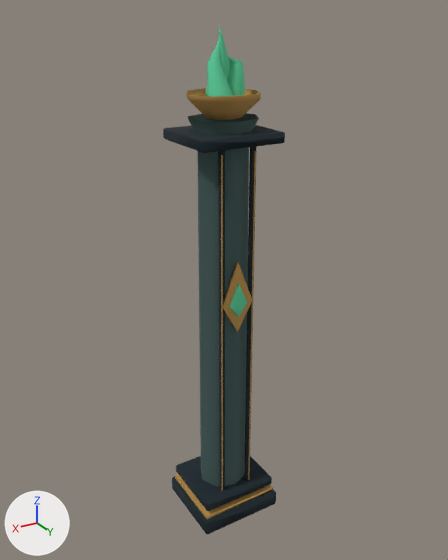
A saved change to the glTF model native/assets/style3d/prop_0_5.glb.
One viewpoint serves both versions: a 50 mm lens placed at (5.38, 9.0, 9.57), pointed at (-0.08, -0.11, 5.02). The axes (+X, +Y, +Z) are drawn at lower left. The lights are the same throughout. The first picture is the older version. Where no turn or scale is listed for an object, it has been applied to the vertices. Vertices at exactly the same position are counted once.

Objects in the first picture: 'Brazier', 'CarvedEye', 'CarvedPillar', 'Cornice', 'Cornice.001', 'Fluting', 'GiltFluting', 'GiltFluting.001', 'Plinth', 'PlinthGold', 'SpectralFlame', 'SpectralFlame.001', 'SpectralFlame.002' and 2 more.
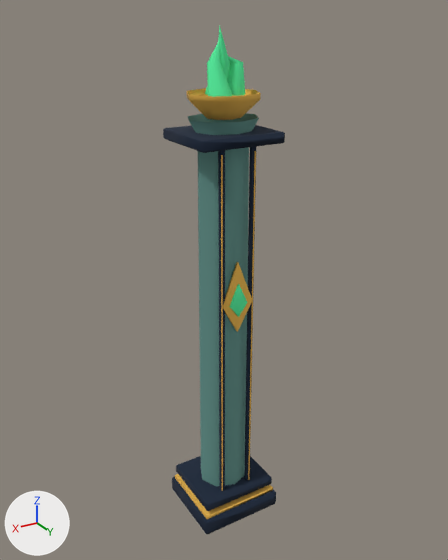
Location of each change, (x1, y1, x2, y2) in pixels of the pictures (448 x 560 px; the box of a moved part takes in the faces that stretch with it):
'CarvedPillar', recoloured (dark cyan to cyan): (188, 113, 259, 486) in both
'Brazier', recoloured: (186, 88, 261, 120) in both
'SpectralFlame.001', recoloured: (207, 42, 232, 97) in both
'PlinthGold', recoloured: (175, 474, 273, 519) in both
'SpectralFlame.002', recoloured: (227, 56, 245, 96) in both
'GiltFluting', recoloured: (248, 151, 256, 480) in both
'SpectralFlame', recoloured: (205, 26, 230, 95) in both
part 1 of me_carvedeye, moved or reshaped: (223, 262, 238, 331) in both
part 2 of me_carvedeye, recoloured: (223, 263, 252, 332) in both

The edits, one by one:
Material 'Paint_58f8a4_0' (mat_paint_58f8a4_0) is new.
Its base color is (0.0976, 0.939, 0.371) (green #58f8a4).
Its roughness is 1.0.
Material 'Paint_efba50_0' (mat_paint_efba50_0) is new.
Its base color is (0.863, 0.491, 0.0802) (orange #efba50).
Its roughness is 1.0.
Material 'Paint_65968e_0' (mat_paint_65968e_0) is new.
Its base color is (0.13, 0.305, 0.27) (cyan #65968e).
Its roughness is 1.0.
me_plinthgold has 16 vertices, 28 faces and spans x -0.8..0.8, y -0.7..0.7, z -0.04..0.04.
me_plinthgold no longer uses material mat_paint_bb914c_0 (orange #bb914c).
me_plinthgold gains material mat_paint_efba50_0 (orange #efba50).
me_carvedpillar has 36 vertices, 48 faces and spans x -0.67..0.67, y -0.59..0.59, z 0.42..8.0.
me_carvedpillar no longer uses material mat_paint_435b58_0 (dark cyan #435b58).
me_carvedpillar gains material mat_paint_65968e_0 (cyan #65968e).
me_giltfluting has 16 vertices, 28 faces and spans x -0.01..0.01, y -0.01..0.01, z -3.5..3.5.
me_giltfluting no longer uses material mat_paint_bb914c_0 (orange #bb914c).
me_giltfluting gains material mat_paint_efba50_0 (orange #efba50).
me_giltfluting_001 has 16 vertices, 28 faces and spans x -0.01..0.01, y -0.01..0.01, z -3.5..3.5.
me_giltfluting_001 no longer uses material mat_paint_bb914c_0 (orange #bb914c).
me_giltfluting_001 gains material mat_paint_efba50_0 (orange #efba50).
me_carvedeye has 8 vertices, 12 faces and spans x -0.31..0.31, y -0.027..0.027, z 4.24..5.6.
me_carvedeye is used by ob_carvedeye; location (0.0, 0.49, 0.0).
Part 1, on me_carvedeye:
12 faces are deleted.
12 new faces join them.
me_carvedeye part 2: 4 faces spanning x -0.31..0.31, y -0.027..0.027, z 4.24..5.6 switch from mat_paint_bb914c_0 (orange #bb914c) to mat_paint_efba50_0 (orange #efba50).
me_brazier has 27 vertices, 32 faces and spans x -0.62..0.62, y -0.62..0.62, z 8.0..8.4.
me_brazier no longer uses material mat_paint_bb914c_0 (orange #bb914c).
me_brazier gains material mat_paint_efba50_0 (orange #efba50).
me_spectralflame has 32 vertices, 40 faces and spans x -0.2..0.2, y -0.4..0.105, z 8.35..9.4.
me_spectralflame no longer uses material mat_paint_5ed19e_0 (green #5ed19e).
me_spectralflame gains material mat_paint_58f8a4_0 (green #58f8a4).
me_spectralflame_001 has 32 vertices, 40 faces and spans x -0.058..0.342, y -0.105..0.345, z 8.35..9.2.
me_spectralflame_001 no longer uses material mat_paint_5ed19e_0 (green #5ed19e).
me_spectralflame_001 gains material mat_paint_58f8a4_0 (green #58f8a4).
me_spectralflame_002 has 32 vertices, 40 faces and spans x -0.409..0.061, y -0.209..0.172, z 8.35..9.0.
me_spectralflame_002 no longer uses material mat_paint_5ed19e_0 (green #5ed19e).
me_spectralflame_002 gains material mat_paint_58f8a4_0 (green #58f8a4).
